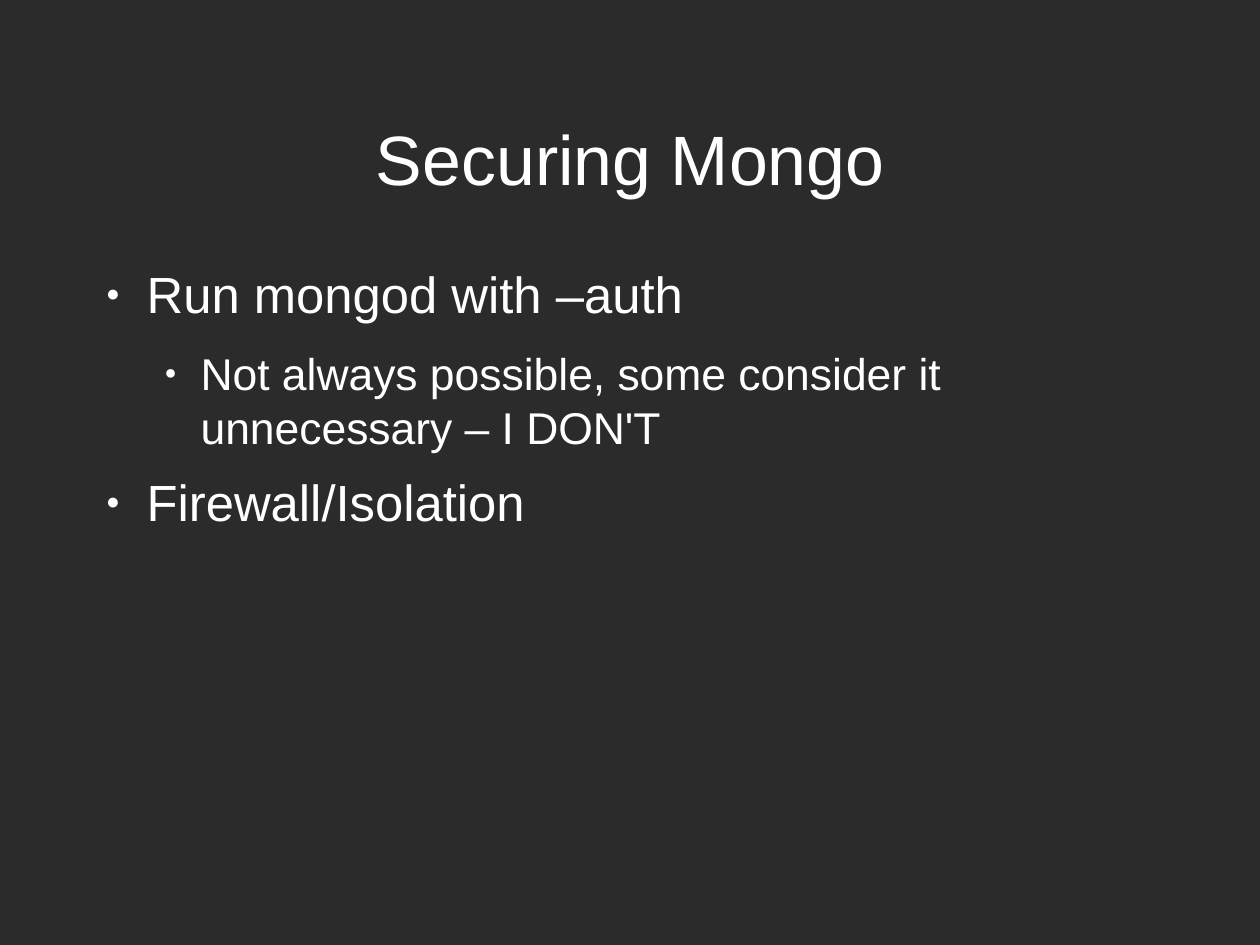
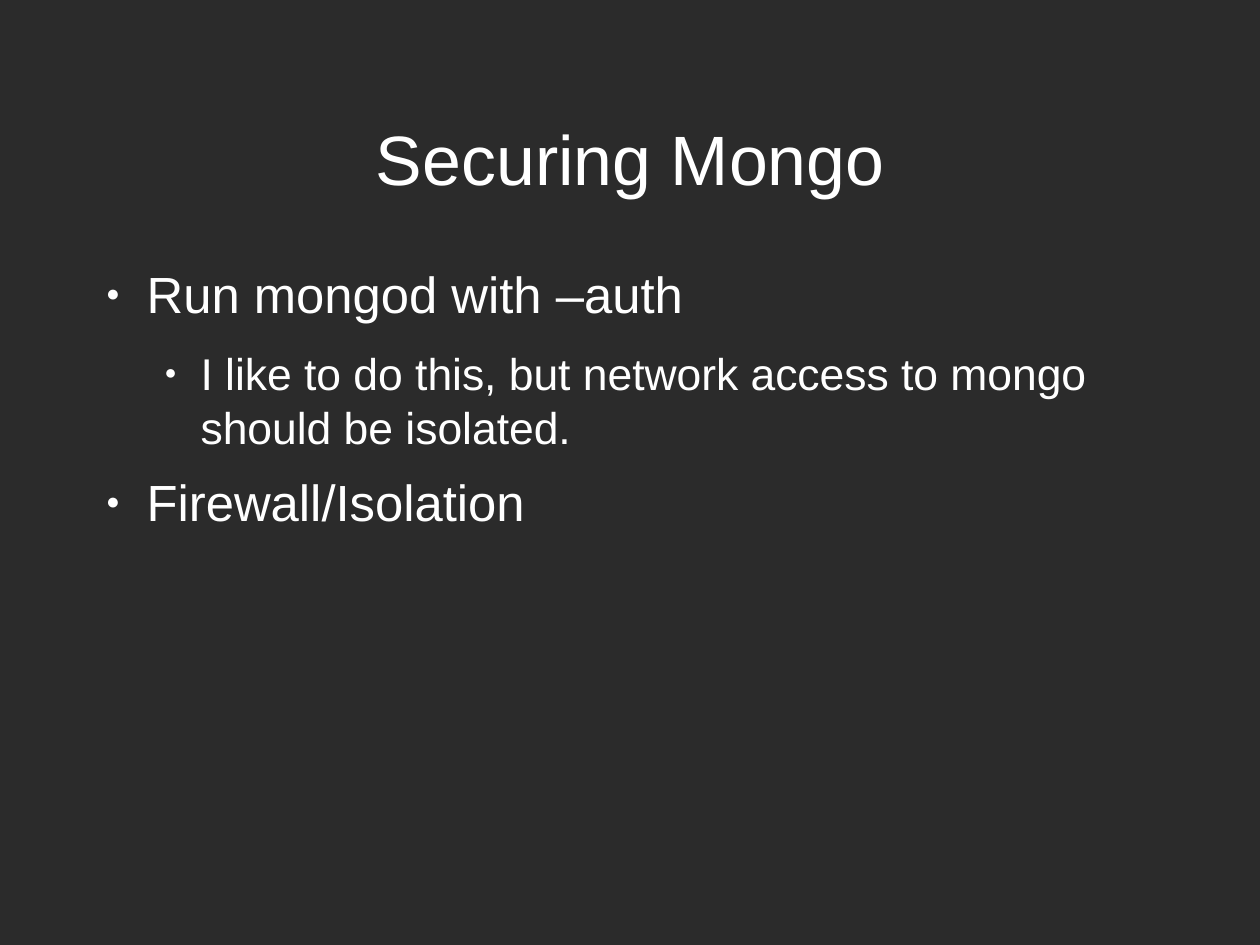
Before and after one commit to zippy1981/TalkMaterials, a slide deck: slide 19 of MongoMeetup/2010-July/Mongo Windows Administration for the Unix Programmer.odp (slide 16 before the commit). Drawn at 1260x945 pixels with LibreOffice and Linux fonts; fonts in the diff are those of the drawing; background and template pictures are left out; a plain dark background stands for a picture behind light text. Boxes give left, top, right and bottom in pixels: in the first picture for what was removed or moved away, otherwise in the second. Text is boxed around its words. In the diff, an @@ line names an element or a change of style, - is before the commit and + after.

```diff
--- a/MongoMeetup/2010-July/Mongo Windows Administration for the Unix Programmer.odp
+++ b/MongoMeetup/2010-July/Mongo Windows Administration for the Unix Programmer.odp
@@ text at (x1=201, y1=357, x2=1086, y2=445): text changed @@
-  ● Not always possible, some consider it unnecessary – I DON'T
+  ● I like to do this, but network access to mongo should be isolated.
```
Also in this commit, not shown: 7 other slides changed, 3 slides added, 2 other files.
